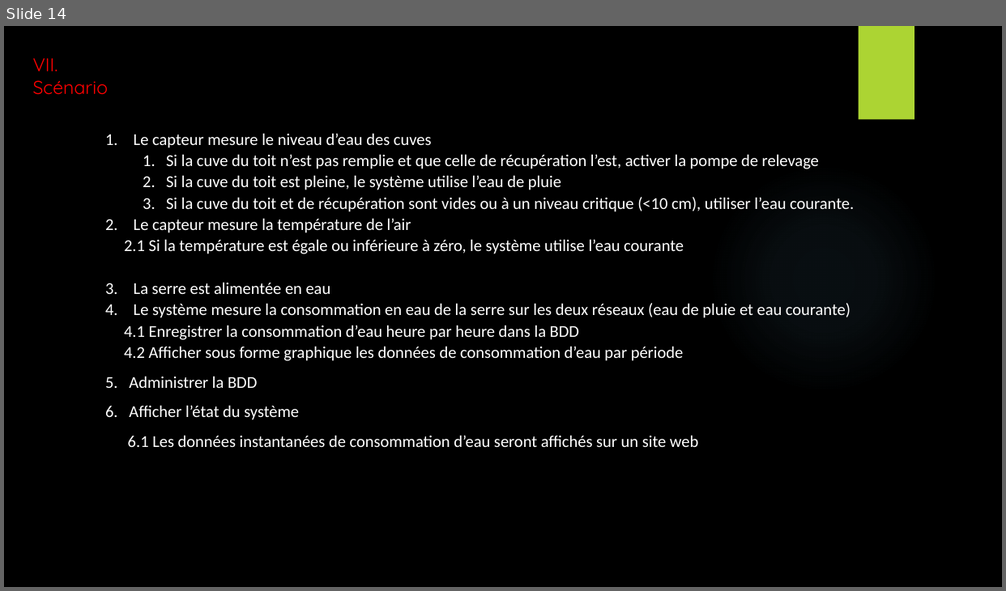
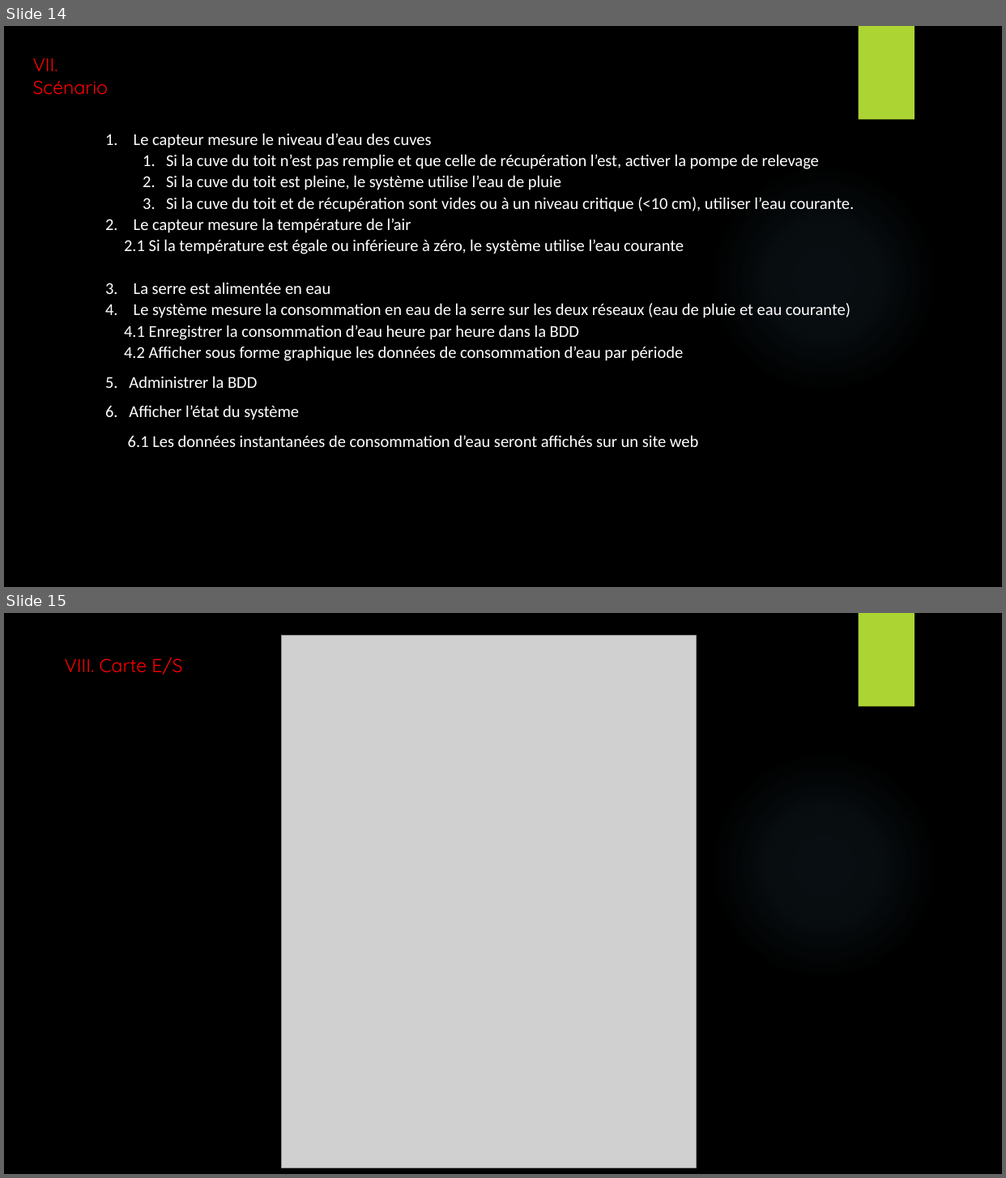
Before and after one commit to EnzoCotte/Projet-Approvisionnement-serre, a slide deck: Presentation revue 0 projet serre.pptx. Shown one above the other, each under a label of ours: slide 14 before the commit, slides 14 and 15 after it. The pictures are 1006x591 and 1006x1178 pixels, drawn with LibreOffice and Linux fonts; fonts in the diff are those of the drawing; grey boxes stand for pictures; background and template pictures are left out. Boxes give left, top, right and bottom in pixels: in the first picture for what was removed or moved away, otherwise in the second. Text is boxed around its words. In the diff, an @@ line names an element or a change of style, - is before the commit and + after.

```diff
--- a/Presentation revue 0 projet serre.pptx
+++ b/Presentation revue 0 projet serre.pptx
@@ slide 15 added at (4,613,1002,1174), background picture (left out); not listed: 2 template elements that a slide beside it also shows @@
@@ picture added at (282,636,697,1169) @@
@@ title added at (65,657,182,675), 18 pt, text #FF0000 @@
+VIII. Carte E/S
```
Also in this commit, not shown: 3 slides changed, 7 other slides added, 4 slides removed, 1 other file.
